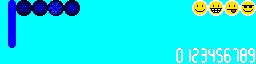
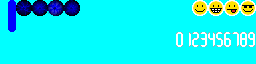
Layered file, before and after one edit (256px x 64px). Changes by layer:
painted on "Foreground" over [8, 30, 255, 63]
